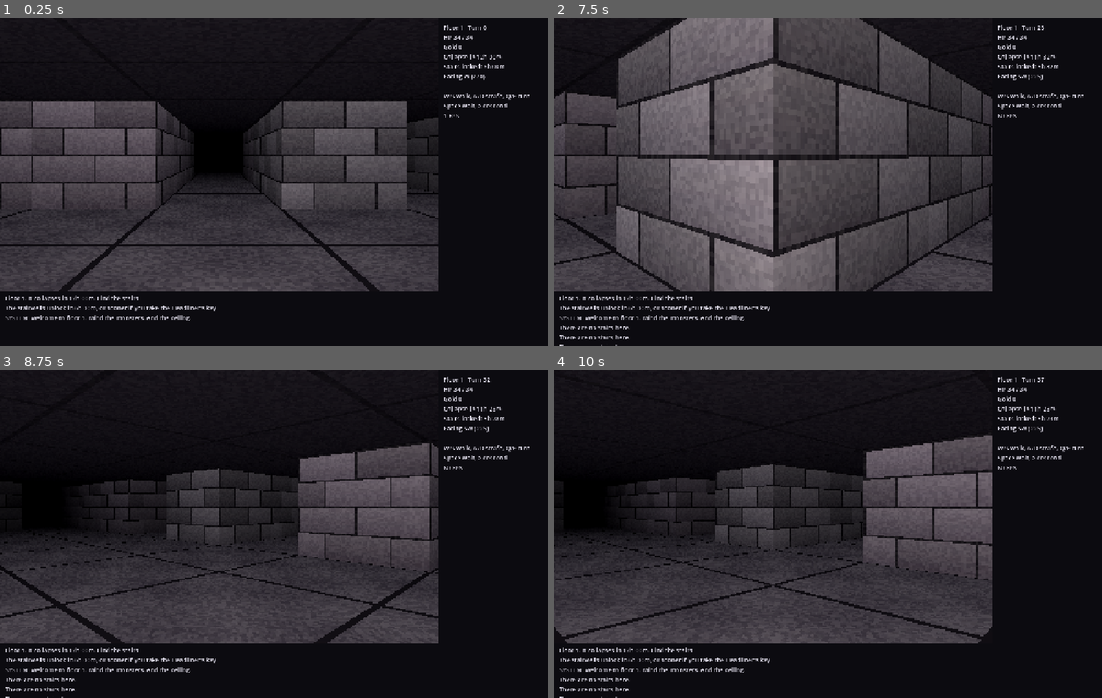
Above: before the commit, frames 1-4 (two rows, left to right).
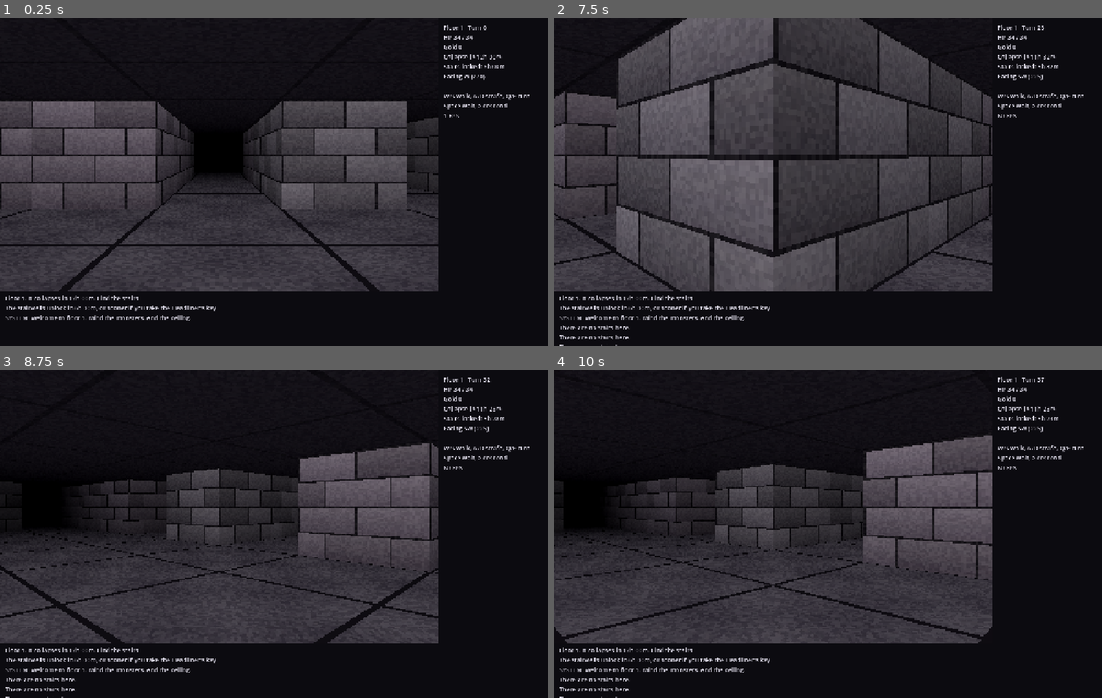
Above: after the commit, the same moments.

Repository: DarylHS/crawl-live
Game: Godot game, scene res://scenes/main.tscn
The game is run twice, just before and just after one commit, with the same random seed, the same clock (stepped at 60 frames per second) and the same inputs.
Inputs (mouse positions are in pixels of both pictures, inside the frame that each line leads up to):
- Up to frame 1 (0.25 s): no input
- Up to frame 2 (7.5 s): tap Enter (descend) at 0.5, 3.5, 6.5 s; move the mouse to (948, 165) at 0.52 s; hold D (strafe_right) 0.53-1.25 s; tap . (wait) at 0.6, 2.3, 3.8, 5.3, 6.8 s; click (948, 165) at 0.67 s; tap Space at 0.77, 2, 3.77, 5, 6.77 s; drag from (718, 198) to (800, 247) at 1.27 s; move the mouse to (882, 109) at 2.02 s; hold D (strafe_right) 2.03-2.75 s; tap Up (move_n) at 2.1 s; drag from (800, 247) to (663, 132) at 2.77 s; move the mouse to (992, 231) at 3.52 s; hold A (strafe_left) 3.53-4.25 s; tap Keypad 7 (move_nw) at 3.6 s; drag from (663, 132) to (745, 100) at 4.27 s; move the mouse to (855, 182) at 5.02 s; hold S (walk_back) 5.03-5.75 s; tap Keypad 3 (move_se) at 5.1 s; click (855, 182) at 5.17 s; drag from (745, 100) to (718, 198) at 5.77 s; move the mouse to (948, 165) at 6.52 s; hold W (walk_forward) 6.53-7.25 s; tap Left (move_w) at 6.6 s; drag from (718, 198) to (800, 247) at 7.27 s
- Up to frame 3 (8.75 s): tap Space at 8 s; move the mouse to (328, 461) at 8.02 s; hold S (walk_back) from 8.03 s (still down); hold Shift from 8.03 s (still down); tap . (wait) at 8.3 s
- Up to frame 4 (10 s): release S (walk_back) at 8.75 s; release Shift at 8.75 s; drag from (800, 599) to (663, 484) at 8.77 s; move the mouse to (992, 583) at 9.52 s; hold W (walk_forward) from 9.53 s (still down); tap Ctrl at 9.6 s; click (992, 583) at 9.67 s; tap Space at 9.77 s; tap . (wait) at 9.8 s

The runs differ from the first frame. In frame 2, 7.8% of the frame differs, in the area x 26-48%, y 0-84%; in frame 3, less than 0.1%; in frame 4, less than 0.1%.

Commit message:
P4 verifier fixes: light never brighter than the texture near the eye, plain stairs grate, near-wall and diagonal shots, forward-attack test, B.1/B.2 notes
Co-Authored-By: Claude Opus 5.5 <noreply@anthropic.com>
Claude-Session: https://claude.ai/code/session_01YUT57xSoKLGh7Jp2JAwAxb

Diff:
--- a/godot/scenes/fp_view.tscn
+++ b/godot/scenes/fp_view.tscn
@@ -9,7 +9,7 @@
 background_color = Color(0, 0, 0, 1)
 ambient_light_source = 2
 ambient_light_color = Color(1, 1, 1, 1)
-ambient_light_energy = 0.45
+ambient_light_energy = 0.6
 tonemap_mode = 0
 fog_enabled = true
 fog_mode = 1
@@ -55,11 +55,11 @@
 
 [node name="Torch" type="OmniLight3D" parent="Viewport/Rig"]
 light_color = Color(1, 0.95, 0.88, 1)
-light_energy = 1.4
+light_energy = 0.4
 light_specular = 0.0
 shadow_enabled = false
 omni_range = 8.5
-omni_attenuation = 1.0
+omni_attenuation = 0.0
 
 [node name="Screen" type="TextureRect" parent="."]
 texture_filter = 1
--- a/godot/tests/ui/test_fp_scene.gd
+++ b/godot/tests/ui/test_fp_scene.gd
@@ -184,6 +184,62 @@
 	assert_eq(v.markers.shown, want - monsters + 1)
 
 
+func test_light_never_brightens_past_the_texture_near_the_eye() -> void:
+	# Python only darkens with distance ((1 - d / 8.5) ^ 1.3): ambient plus a face-on torch must
+	# stay at about 1, the torch must not grow towards the eye (no 1 / d hot spot), and the fog
+	# (not the light) does the falloff to black at LIGHT.
+	var v := _view()
+	var env: Environment = (v.get_node("Viewport/Environment") as WorldEnvironment).environment
+	var torch := v.rig.torch
+	assert_lt(env.ambient_light_energy + torch.light_energy, 1.05)
+	assert_eq(torch.omni_attenuation, 0.0)
+	assert_eq(env.fog_mode, Environment.FOG_MODE_DEPTH)
+	assert_almost_eq(env.fog_depth_end, FpLogic.LIGHT, 1e-6)
+	assert_eq(env.fog_light_color, Color.BLACK)
+	for slot in ["stairs", "stairs_locked"]:              # the grate is not lit from inside
+		assert_false((v.materials.for_depth(1)[slot] as StandardMaterial3D).emission_enabled)
+
+
+func test_a_monster_ahead_shows_and_w_attacks_it() -> void:
+	# Python test_render `test_forward_attacks_and_a_monster_in_view_draws`.
+	var v := _view()
+	var w := World.new(1, [Content.table("pets").keys()[0], ""])
+	w.monsters.clear()
+	v.start(w)
+	var p := w.player
+	var f := Vector2i.ZERO
+	for _i in 4:                                        # face an open tile
+		f = v.logic.relative("forward")
+		if w.floor.walkable(p.x + f.x, p.y + f.y) and w.pet_at(p.x + f.x, p.y + f.y) == null \
+				and w.floor.walkable(p.x + 2 * f.x, p.y + 2 * f.y) and w.pet_at(p.x + 2 * f.x, p.y + 2 * f.y) == null:
+			break
+		v.logic.turn(1)
+	assert_false(w.in_safe_room)
+	var base := v.markers.shown
+	w.monsters.append(Entities.spawn_monster("goblin", p.x + 2 * f.x, p.y + 2 * f.y))
+	w.update_fov()
+	v.refresh(0.0)
+	assert_eq(v.markers.shown, base + 1)                # two tiles ahead: drawn
+	w.monsters.clear()
+	var goblin := Entities.spawn_monster("goblin", p.x + f.x, p.y + f.y)
+	w.monsters.append(goblin)
+	w.update_fov()
+	v.refresh(0.0)
+	assert_eq(v.markers.shown, base + 1)                # adjacent: drawn
+	var turn := w.turn
+	var pos := Vector2i(p.x, p.y)
+	var attacks: Array = []
+	w.events.subscribe("player_attack", func(_n: String, d: Dictionary) -> void: attacks.append(d))
+	v.controller.press(&"walk_forward")                 # bump: attack (hit or miss), don't move
+	assert_eq(Vector2i(p.x, p.y), pos)
+	assert_eq(attacks.size(), 1)
+	# The attack starts combat and is your action; a one-hit kill ends it and passes the turn.
+	if w.combat != null:
+		assert_false(w.combat.has("action"))
+	else:
+		assert_eq(w.turn, turn + 1)
+
+
 func _key(code: Key, pressed: bool, shift := false) -> InputEventKey:
 	var e := InputEventKey.new()
 	e.keycode = code
--- a/godot/tools/screenshots.gd
+++ b/godot/tools/screenshots.gd
@@ -54,6 +54,8 @@
 	for d in range(1, 7):
 		await _shot("tint_floor_%d" % d, _fresh(d))
 	await _shot_fog()
+	await _shot_near_wall()
+	await _shot_diagonal()
 	await _shot_combat()
 	await _shot_mid_glide()
 
@@ -244,6 +246,57 @@
 					best = [run, Vector2i(x, y), d]
 	_place(ctx, best[1].x, best[1].y)
 	await _shot("fog_torch", ctx, best[2] * 90.0)
+
+
+## A wall dead ahead at 0.5 tiles (the eye is at the tile centre): checks the torch never
+## brightens a close wall past what Python draws (it only ever darkens with distance).
+func _shot_near_wall() -> void:
+	var ctx := _fresh()
+	var w: World = ctx["world"]
+	_quiet(ctx)
+	var f := w.floor
+	for y in f.height:
+		for x in f.width:
+			if not f.walkable(x, y) or f.is_safe(x, y):
+				continue
+			for d in 4:
+				var s: Vector2i = FpLogic.DIRS[d]
+				var side := Vector2i(-s.y, s.x)
+				# a flat wall: the tile ahead and both its neighbours are wall, the way back is open
+				if f.walkable(x + s.x, y + s.y) or f.walkable(x + s.x + side.x, y + s.y + side.y) \
+						or f.walkable(x + s.x - side.x, y + s.y - side.y) or not f.walkable(x - s.x, y - s.y):
+					continue
+				_place(ctx, x, y)
+				await _shot("near_wall", ctx, d * 90.0)
+				return
+	push_error("screenshots.gd: no flat wall found")
+
+
+## Python test_render `test_looking_diagonally_down_a_corridor`: the longest open diagonal (no
+## corner cutting, up to 8 tiles), looking along it at 45 degrees.
+func _shot_diagonal() -> void:
+	var ctx := _fresh()
+	var w: World = ctx["world"]
+	var f := w.floor
+	var best := [0, Vector2i.ZERO, 1]
+	for y in f.height:
+		for x in f.width:
+			if not _empty(w, x, y):
+				continue
+			for d in [1, 3, 5, 7]:
+				var s: Vector2i = FpLogic.DIRS8[d]
+				var run := 0
+				var cx := x
+				var cy := y
+				while run < 8 and f.walkable(cx + s.x, cy + s.y) and f.walkable(cx + s.x, cy) \
+						and f.walkable(cx, cy + s.y):
+					run += 1
+					cx += s.x
+					cy += s.y
+				if run > best[0]:
+					best = [run, Vector2i(x, y), d]
+	_place(ctx, best[1].x, best[1].y)
+	await _shot("diagonal", ctx, best[2] * 45.0)
 
 
 ## Python test_render `_combat`: a stunned goblin two tiles down a straight corridor, a fight on.
--- a/godot/ui/fp/fp_materials.gd
+++ b/godot/ui/fp/fp_materials.gd
@@ -28,15 +28,15 @@
 	var out := {}
 	for slot in FpTextures.SLOTS:
 		var tex := ImageTexture.create_from_image(images[slot])
-		out[slot] = _make(tex, tint if slot in TINTED else Color.WHITE, slot == "stairs")
-	out["stairs_locked"] = _make(out["stairs"].albedo_texture, LOCKED_TINT, true)
+		out[slot] = _make(tex, tint if slot in TINTED else Color.WHITE)
+	out["stairs_locked"] = _make(out["stairs"].albedo_texture, LOCKED_TINT)
 	while _cache.size() >= KEEP:
 		_cache.erase(_cache.keys()[0])
 	_cache[depth] = out
 	return out
 
 
-static func _make(texture: Texture2D, albedo: Color, glows: bool) -> StandardMaterial3D:
+static func _make(texture: Texture2D, albedo: Color) -> StandardMaterial3D:
 	var m := StandardMaterial3D.new()
 	m.albedo_texture = texture
 	m.albedo_color = albedo
@@ -44,9 +44,4 @@
 	m.vertex_color_use_as_albedo = true
 	m.specular_mode = BaseMaterial3D.SPECULAR_DISABLED
 	m.roughness = 1.0
-	if glows:                                  # the grate is lit by the show, not just the torch
-		m.emission_enabled = true
-		m.emission_texture = texture
-		m.emission = albedo
-		m.emission_energy_multiplier = 0.35
 	return m
--- a/godot/ui/fp/fp_view.gd
+++ b/godot/ui/fp/fp_view.gd
@@ -11,6 +11,10 @@
 ##       Rig (FpCameraRig: Camera3D and the OmniLight3D torch)
 ##     Screen (TextureRect showing the viewport, scaled up with nearest filtering: hard pixels)
 ##     Flash (ColorRect: the red hurt flash)
+##
+## Light: ambient 0.6 plus a torch of 0.4 with no distance attenuation, so a wall face-on at any
+## range is lit at most about 1x its texture, as Python (which only ever darkens); the depth fog
+## does the falloff to black at LIGHT, and the torch's angle to each face adds gentle shading.
 ##
 ## The rules never run here: input becomes InputMap action names for FpController, which calls
 ## World.move_player / wait / descend; this script only shows the result. `input_enabled` false
Not shown, changed: docs/port-plan.md
